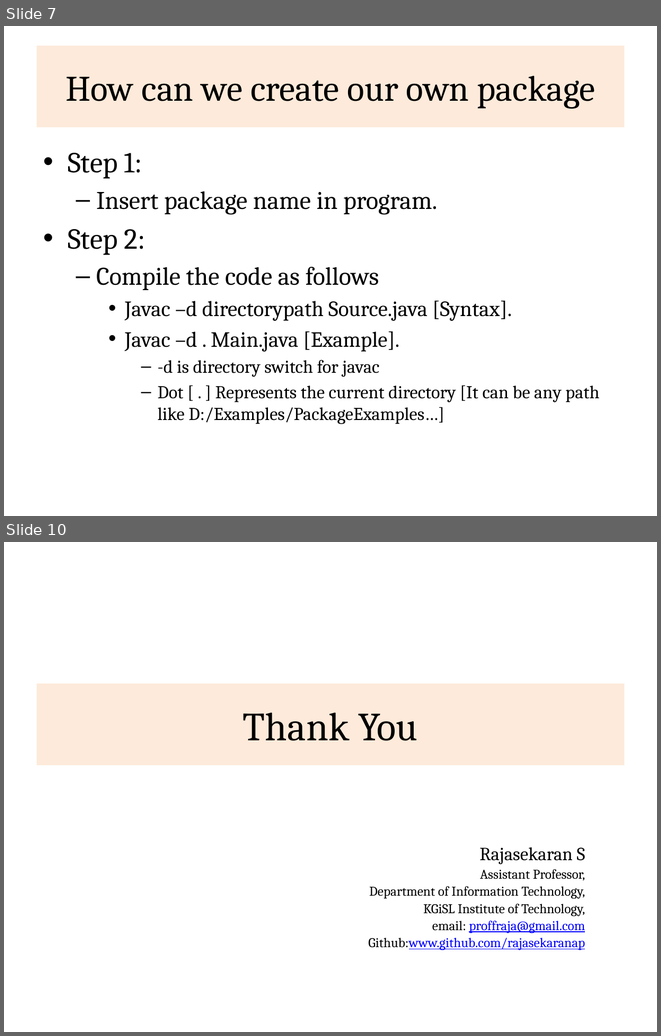
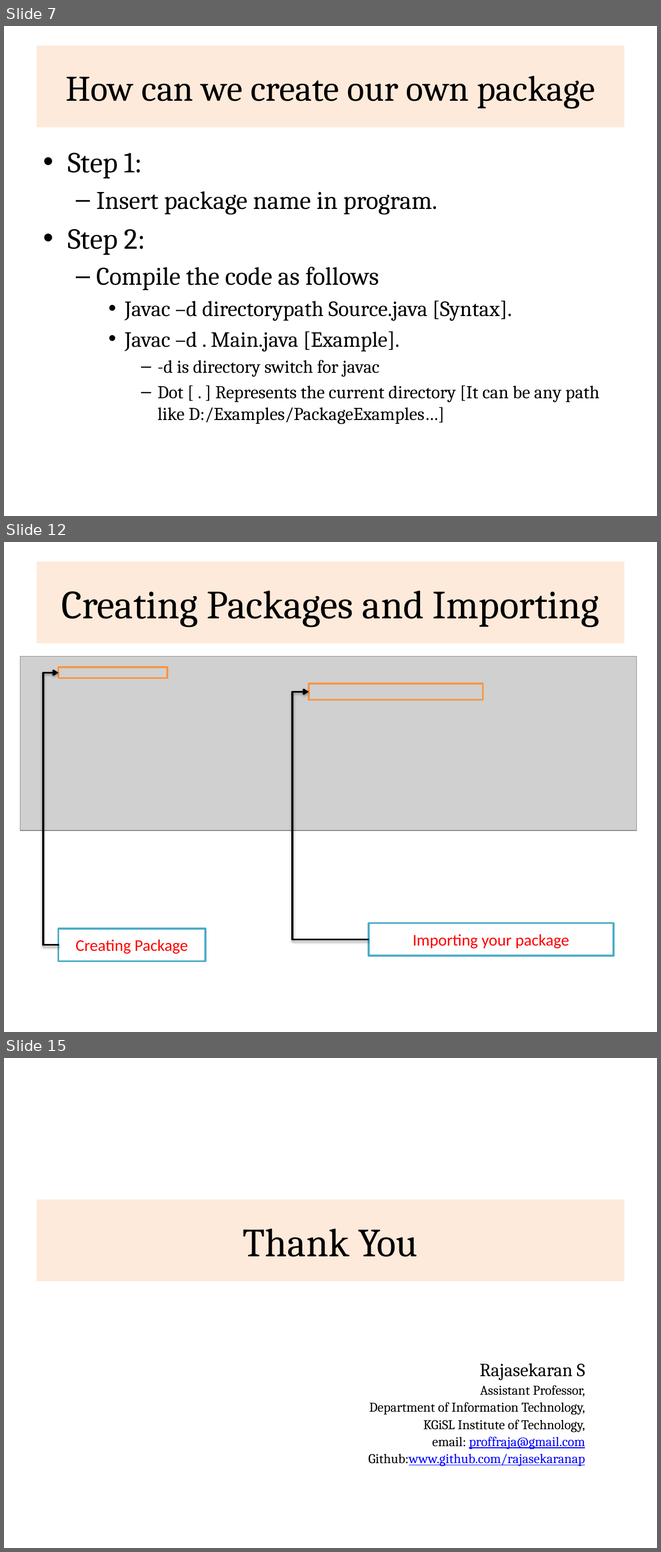
Before and after one commit to rajasekaran36/CS8392-OOPS, a slide deck: Slides/Unit 1/CS8392_U1_Packages.pptx. Shown one above the other, each under a label of ours: slides 7 and 10 before the commit, slides 7, 12 and 15 after it; the slides between them are not shown. The pictures are 661x1036 and 661x1552 pixels, drawn with LibreOffice and Linux fonts; fonts in the diff are those of the drawing; grey boxes stand for pictures. Boxes give left, top, right and bottom in pixels: in the first picture for what was removed or moved away, otherwise in the second. Text is boxed around its words. In the diff, an @@ line names an element or a change of style, - is before the commit and + after.

```diff
--- a/Slides/Unit 1/CS8392_U1_Packages.pptx
+++ b/Slides/Unit 1/CS8392_U1_Packages.pptx
@@ slide 12 added at (x1=4, y1=542, x2=657, y2=1032), background #FFFFFF @@
@@ title added at (x1=37, y1=562, x2=624, y2=643), fill #FDEADA, 44 pt, text #000000 @@
+Creating Packages and Importing
@@ picture added at (x1=20, y1=656, x2=637, y2=831) @@
@@ rectangle added at (x1=58, y1=668, x2=167, y2=678), outline #F79646 2 pt @@
@@ elbow arrow added from (60, 945) to (58, 672), #000000 2 pt @@
@@ rectangle added at (x1=309, y1=684, x2=483, y2=700), outline #F79646 2 pt @@
@@ elbow arrow added from (368, 939) to (309, 691), #000000 2 pt @@
@@ rectangle added at (x1=368, y1=923, x2=613, y2=955), fill #FFFFFF, outline #4BACC6 2 pt, 18 pt, text #FF0000 @@
+Importing your package
@@ rectangle added at (x1=58, y1=928, x2=205, y2=961), fill #FFFFFF, outline #4BACC6 2 pt, 18 pt, text #FF0000 @@
+Creating Package
@@ what was slide 10 is now slide 15 @@
```
Also in this commit, not shown: 2 slides changed, 4 other slides added, 53 other files.
